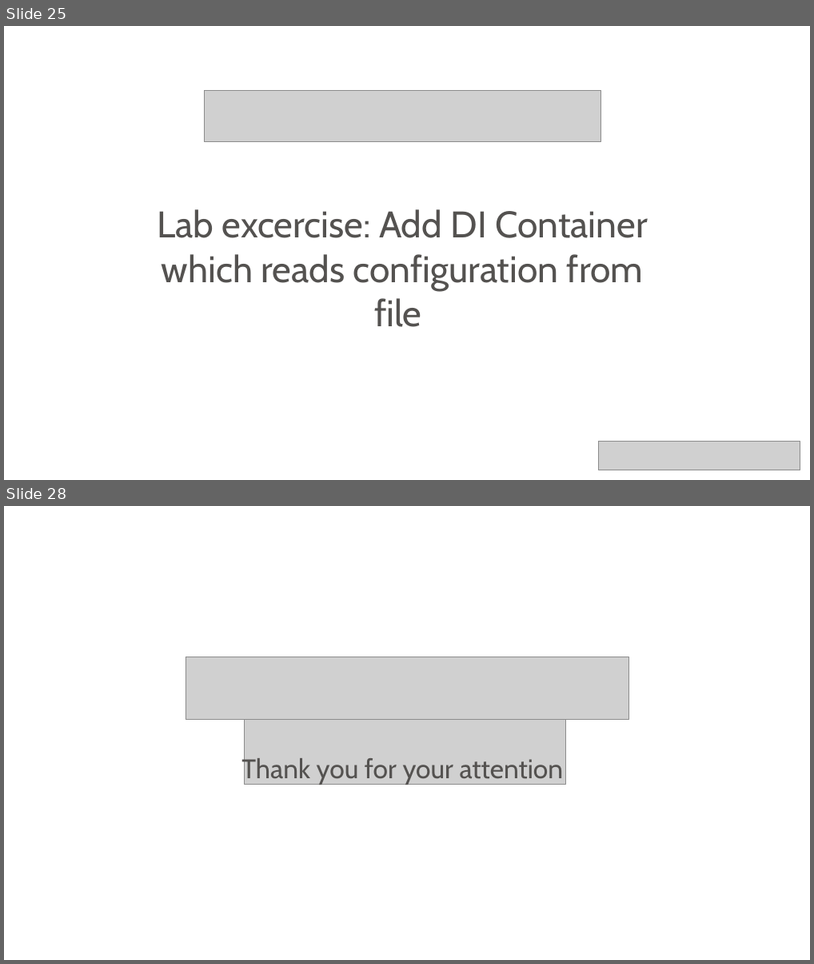
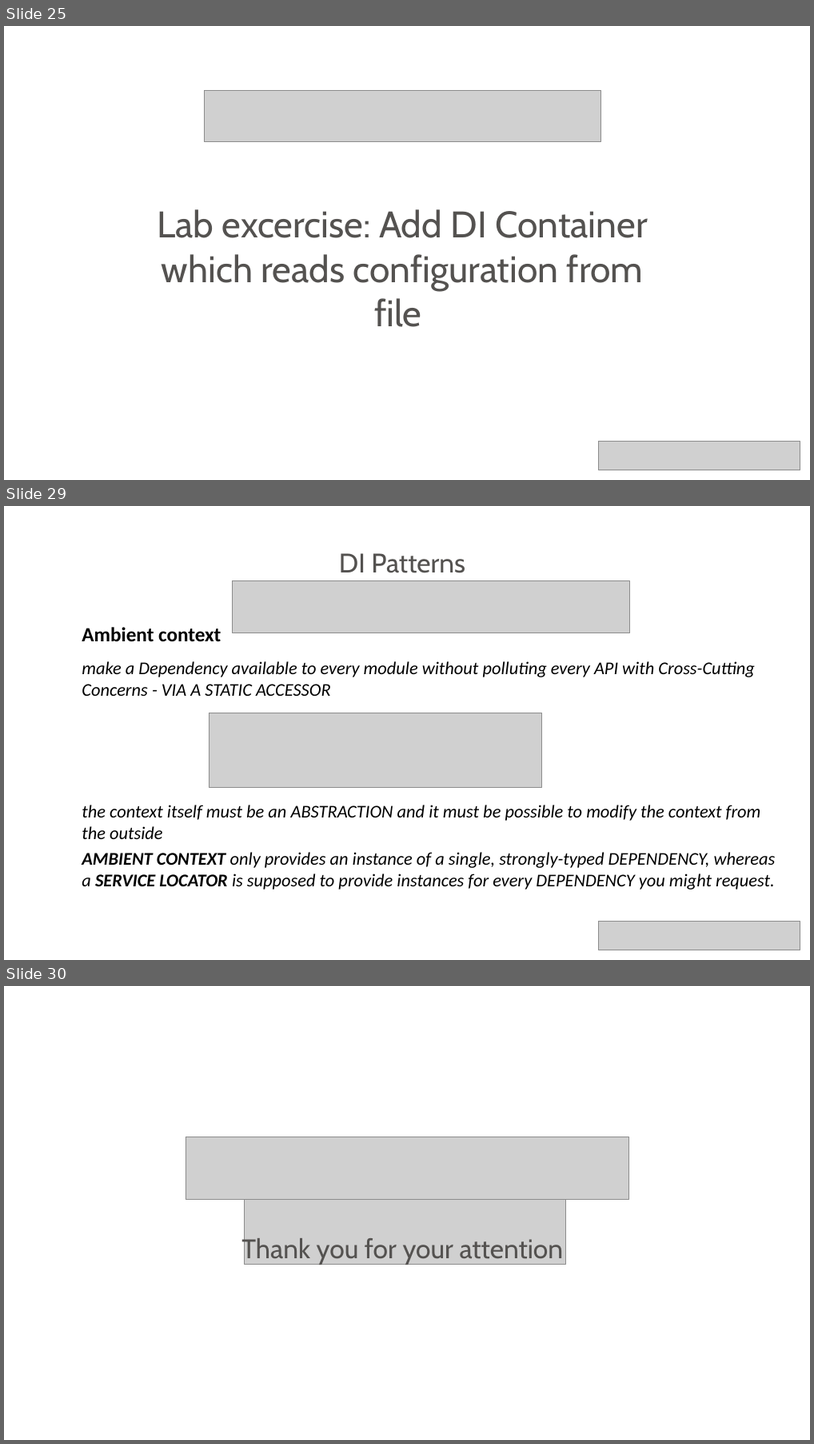
Before and after one commit to neman/DI-Course, a slide deck: DI Course.pptx. Shown one above the other, each under a label of ours: slides 25 and 28 before the commit, slides 25, 29 and 30 after it; the slides between them are not shown. The pictures are 814x964 and 814x1444 pixels, drawn with LibreOffice and Linux fonts; fonts in the diff are those of the drawing; grey boxes stand for pictures; background and template pictures are left out. Boxes give left, top, right and bottom in pixels: in the first picture for what was removed or moved away, otherwise in the second. Text is boxed around its words. In the diff, an @@ line names an element or a change of style, - is before the commit and + after.

```diff
--- a/DI Course.pptx
+++ b/DI Course.pptx
@@ slide 29 added at (4, 506, 810, 960), background picture (left out) @@
@@ text added at (339, 553, 466, 573), 48 pt, text #545250 @@
+DI Patterns
@@ picture added at (233, 580, 630, 632) @@
@@ text added at (82, 627, 221, 642), 36 pt, text #000000, bold @@
+Ambient context
@@ text added at (82, 661, 755, 696), 32 pt, text #000000, italic @@
+make a Dependency available to every module without polluting every API with Cross-Cutting Concerns - VIA A STATIC ACCESSOR
@@ picture added at (210, 713, 542, 787) @@
@@ text added at (82, 804, 762, 839), 32 pt, text #000000, italic @@
+the context itself must be an ABSTRACTION and it must be possible to modify the context from the outside
@@ text added at (82, 852, 776, 889), 32 pt, text #000000, italic @@
+AMBIENT CONTEXT only provides an instance of a single, strongly-typed DEPENDENCY, whereas a SERVICE LOCATOR is supposed to provide instances for every DEPENDENCY you might request.
@@ picture added at (598, 921, 800, 949) @@
@@ what was slide 28 is now slide 30 @@
```
Also in this commit, not shown: 1 slide changed, 2 other slides added, 1 slide removed, 6 other files.
